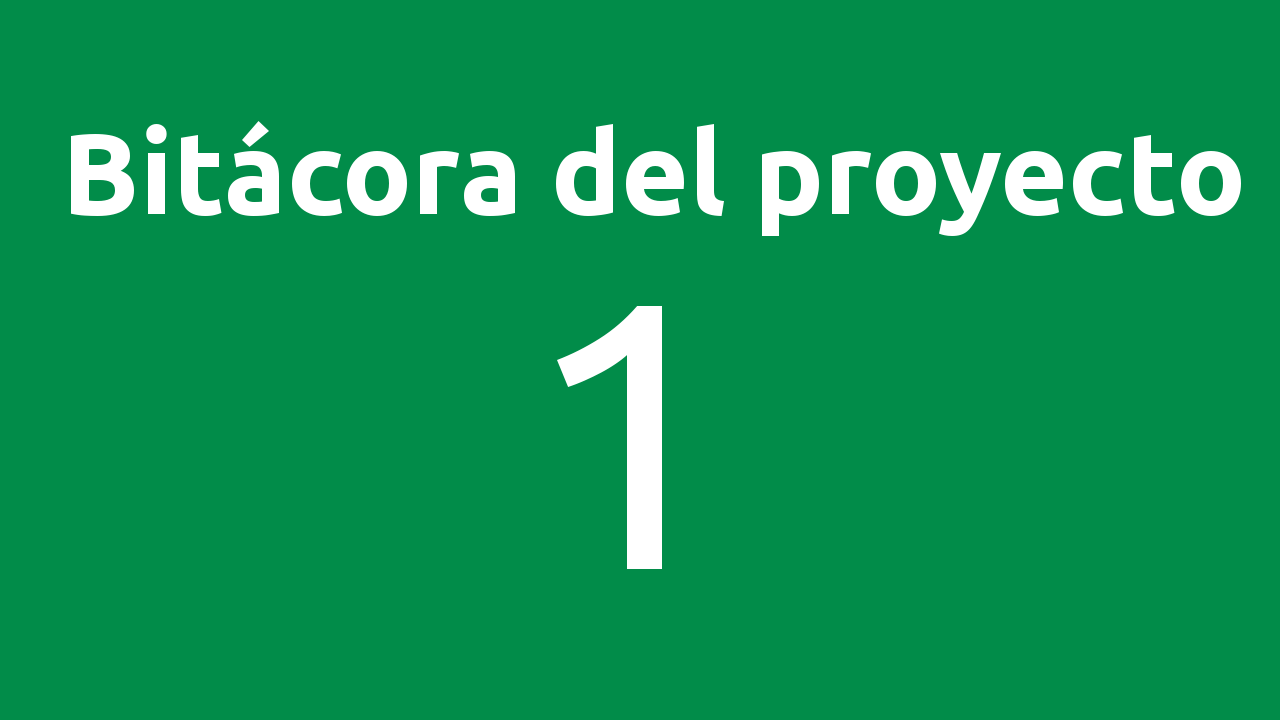
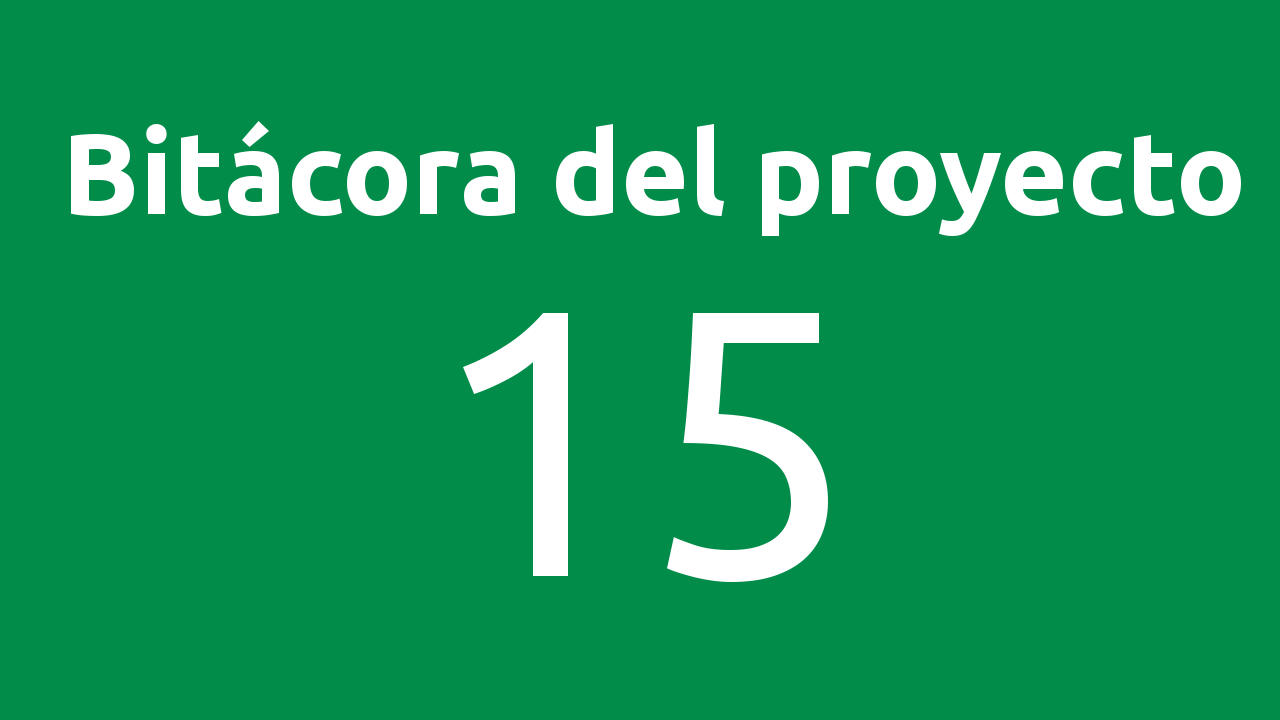
Before/after of a 1280 x 720 layered artwork. What changed in the layer stack:
renamed "1" to "15", painted on it over [463, 306, 828, 582]
